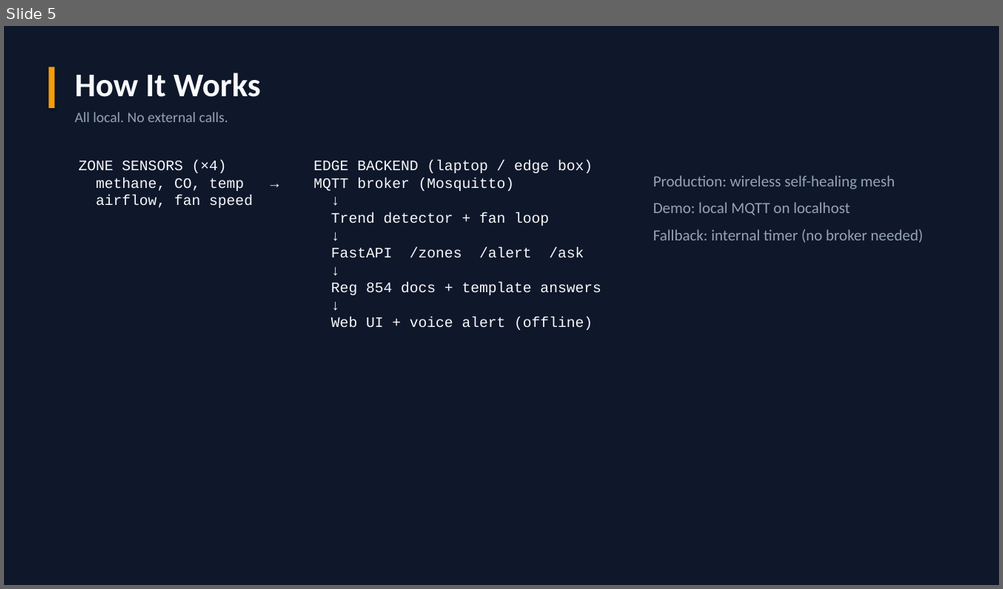
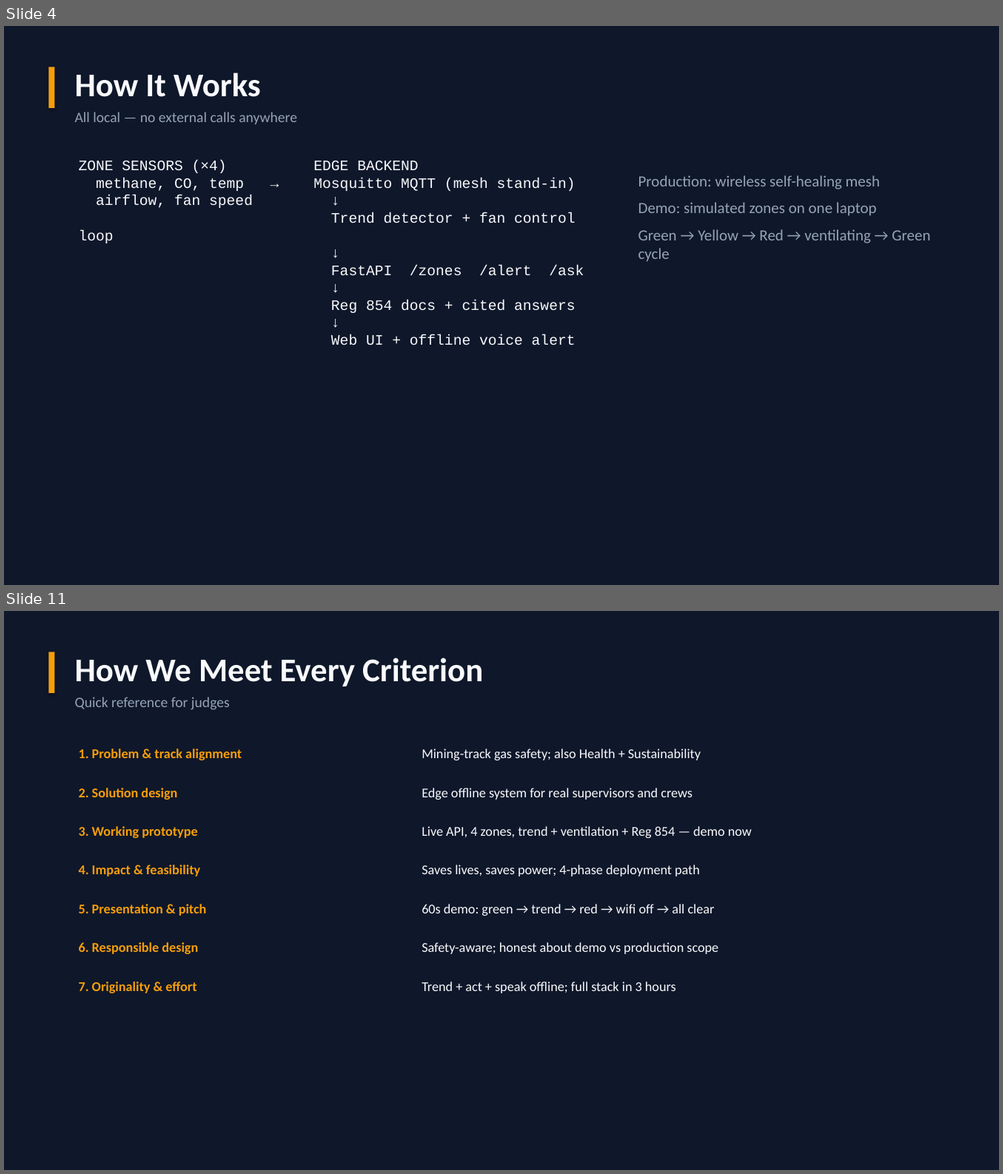
Before and after one commit to RavalDH/Cursor_Hack, a slide deck: presentation/MineGuard_Edge_Hackathon.pptx. Shown one above the other, each under a label of ours: slide 5 before the commit, slides 4 and 11 after it; the slides between them are not shown. The pictures are 1003x589 and 1003x1174 pixels, drawn with LibreOffice and Linux fonts; fonts in the diff are those of the drawing. Boxes give left, top, right and bottom in pixels: in the first picture for what was removed or moved away, otherwise in the second. Text is boxed around its words. In the diff, an @@ line names an element or a change of style, - is before the commit and + after.

```diff
--- a/presentation/MineGuard_Edge_Hackathon.pptx
+++ b/presentation/MineGuard_Edge_Hackathon.pptx
@@ slide 11 added at [4, 611, 999, 1170], background #0F172A @@
@@ rectangle added at [48, 652, 55, 693], fill #F59E0B @@
@@ text added at [75, 658, 483, 686], 32 pt, text #F8FAFC, bold @@
+How We Meet Every Criterion
@@ text added at [75, 697, 230, 710], 14 pt, text #94A3B8 @@
+Quick reference for judges
@@ text added at [79, 749, 242, 760], 13 pt, text #F59E0B, bold @@
+1. Problem & track alignment
@@ text added at [421, 749, 700, 760], 13 pt, text #F8FAFC @@
+Mining-track gas safety; also Health + Sustainability
@@ text added at [79, 788, 177, 800], 13 pt, text #F59E0B, bold @@
+2. Solution design
@@ text added at [421, 788, 692, 800], 13 pt, text #F8FAFC @@
+Edge offline system for real supervisors and crews
@@ text added at [79, 826, 197, 838], 13 pt, text #F59E0B, bold @@
+3. Working prototype
@@ text added at [421, 826, 751, 838], 13 pt, text #F8FAFC @@
+Live API, 4 zones, trend + ventilation + Reg 854 — demo now
@@ text added at [79, 865, 200, 877], 13 pt, text #F59E0B, bold @@
+4. Impact & feasibility
@@ text added at [421, 865, 700, 877], 13 pt, text #F8FAFC @@
+Saves lives, saves power; 4-phase deployment path
@@ text added at [79, 904, 207, 916], 13 pt, text #F59E0B, bold @@
+5. Presentation & pitch
@@ text added at [421, 904, 714, 916], 13 pt, text #F8FAFC @@
+60s demo: green → trend → red → wifi off → all clear
@@ text added at [79, 943, 198, 954], 13 pt, text #F59E0B, bold @@
+6. Responsible design
@@ text added at [421, 943, 718, 954], 13 pt, text #F8FAFC @@
+Safety-aware; honest about demo vs production scope
@@ text added at [79, 982, 196, 994], 13 pt, text #F59E0B, bold @@
+7. Originality & effort
@@ text added at [421, 982, 676, 994], 13 pt, text #F8FAFC @@
+Trend + act + speak offline; full stack in 3 hours
@@ what was slide 5 is now slide 4 @@
@@ slide 4 changed as well @@
@@ text at [75, 112, 297, 124]: text changed @@
-All local. No external calls.
+All local — no external calls anywhere
@@ text at [79, 161, 583, 346]: text changed @@
-ZONE SENSORS (×4) EDGE BACKEND (laptop / edge box)
-methane, CO, temp → MQTT broker (Mosquitto)
-airflow, fan speed ↓
-Trend detector + fan loop
-↓
-FastAPI /zones /alert /ask
-↓
-Reg 854 docs + template answers
-↓
-Web UI + voice alert (offline)
+ZONE SENSORS (×4) EDGE BACKEND
+methane, CO, temp → Mosquitto MQTT (mesh stand-in)
+airflow, fan speed ↓
+Trend detector + fan control loop
+↓
+FastAPI /zones /alert /ask
+↓
+Reg 854 docs + cited answers
+↓
+Web UI + offline voice alert
@@ text "Production: wireless self-healing mesh": place and size @@
-text "Production: wireless self-healing mesh" at [653, 175, 923, 243]
+text "Production: wireless self-healing mesh" at [638, 175, 930, 262]
@@ text at [638, 202, 930, 262]: text changed @@
-Demo: local MQTT on localhost
-Fallback: internal timer (no broker needed)
+Demo: simulated zones on one laptop
+Green → Yellow → Red → ventilating → Green cycle
```
Also in this commit, not shown: 5 other slides changed, 6 other slides added, 8 slides removed, 1 other file.
